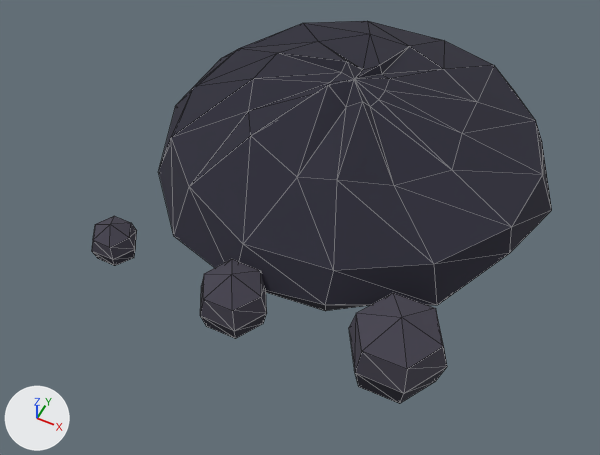
An edit to the glTF model public/ingredients/poppyseed.glb, drawn before and after from the same camera.
Before and after are seen from a 50 mm camera at (0.89, -2.15, 2.41) aimed at (-0.03, -0.31, 0.1). Lighting does not change. The marker at lower left points along +X, +Y and +Z. The older version comes first. Mesh edges are drawn as thin lines. Where no turn or scale is listed for an object, it has been applied to the vertices. Vertices at exactly the same position are counted once.

The scene before the commit, as lines of its bpy script (objects in view):
```python
me_mesh_0 = bpy.data.meshes.new('Mesh_0')
me_mesh_0.from_pydata(...)  # 110 vertices, 180 faces; spans x -0.79..0.78, y -0.83..0.88, z 0.0..0.54
me_mesh_0.materials.append(mat_material_0)  # dark grey #2b2a38
me_mesh_1 = bpy.data.meshes.new('Mesh_1')
me_mesh_1.from_pydata(...)  # 39 vertices, 54 faces; spans x -0.71..0.667, y -0.834..-0.531, z 0.089..0.337
me_mesh_1.materials.append(mat_material_1)  # dark grey #45424f
ob_mesh_0 = bpy.data.objects.new('Mesh_0', me_mesh_0)
ob_mesh_0.location = (0.0, 0.0, 0.0)
ob_mesh_1 = bpy.data.objects.new('Mesh_1', me_mesh_1)
ob_mesh_1.location = (0.0, 0.0, 0.0)
```
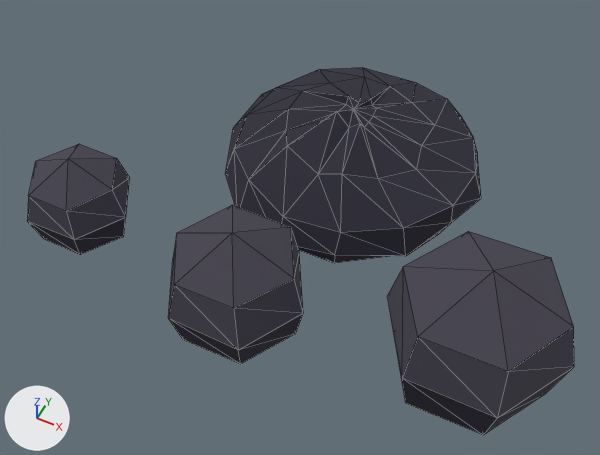
Where the change shows, as pixel boxes [x1, y1, x2, y2] in the pictures (600 x 455 px; the box of a moved part takes in the faces that stretch with it):
'Mesh_0', reshaped (18% wider)
    before: [93, 21, 552, 404]
    after: [27, 67, 571, 435]
'Mesh_1', reshaped (54% wider, 54% taller)
    before: [92, 216, 447, 393]
    after: [27, 144, 574, 418]
part 1 of me_mesh_0, moved or reshaped
    before: [159, 21, 552, 311]
    after: [225, 67, 481, 263]
part 2 of me_mesh_0, moved or reshaped
    before: [93, 250, 135, 266]
    after: [27, 208, 127, 255]
part 3 of me_mesh_0, moved or reshaped
    before: [201, 313, 267, 339]
    after: [168, 314, 303, 364]
part 4 of me_mesh_0, moved or reshaped
    before: [355, 367, 447, 404]
    after: [389, 308, 571, 435]
part 5 of me_mesh_1, moved or reshaped
    before: [92, 216, 137, 260]
    after: [27, 144, 130, 240]
part 6 of me_mesh_1, moved or reshaped
    before: [200, 259, 267, 331]
    after: [168, 205, 303, 350]
part 7 of me_mesh_1, moved or reshaped
    before: [349, 293, 447, 393]
    after: [387, 231, 574, 418]

The change, as a list of edits to the scene's bpy script:
```text
Change me_mesh_0:
    used by ob_mesh_0; location = (0.0, 0.0, 0.0)
    remove me_mesh_0.from_pydata(...)  # 110 vertices, 180 faces; spans x -0.79..0.78, y -0.83..0.88, z 0.0..0.54
    add me_mesh_0.from_pydata(...)  # 110 vertices, 180 faces; spans x -0.98..1.02, y -0.96..0.62, z 0.0..0.39
    me_mesh_0 part 1: the loose piece of 71 vertices spanning x -0.79..0.78, y -0.66..0.88, z 0.0..0.54 is scaled about its middle by (0.667, 0.666, 0.732), then moved by (0.0, 0.0, -0.07)
    me_mesh_0 part 2: the loose piece of 13 vertices spanning x -0.71..-0.53, y -0.74..-0.58, z 0.0..0.09 is scaled about its middle by 2.22, then moved by (-0.16, 0.04, 0.06)
    me_mesh_0 part 3: the loose piece of 13 vertices spanning x -0.21..0.05, y -0.83..-0.61, z 0.0..0.13 is scaled about its middle by 1.92, then moved by (0.03, -0.02, 0.06)
    me_mesh_0 part 4: the loose piece of 13 vertices spanning x 0.33..0.67, y -0.83..-0.53, z 0.0..0.17 is scaled about its middle by 1.76, then moved by (0.22, 0.08, 0.07)
Change me_mesh_1:
    used by ob_mesh_1; location = (0.0, 0.0, 0.0)
    remove me_mesh_1.from_pydata(...)  # 39 vertices, 54 faces; spans x -0.71..0.667, y -0.834..-0.531, z 0.089..0.337
    add me_mesh_1.from_pydata(...)  # 39 vertices, 54 faces; spans x -0.979..1.016, y -0.959..-0.337, z 0.197..0.595
    me_mesh_1 part 5: the loose piece of 13 vertices spanning x -0.71..-0.53, y -0.738..-0.581, z 0.089..0.181 is scaled about its middle by 2.22, then moved by (-0.16, 0.04, 0.165)
    me_mesh_1 part 6: the loose piece of 13 vertices spanning x -0.207..0.048, y -0.834..-0.608, z 0.127..0.26 is scaled about its middle by 1.92, then moved by (0.03, -0.021, 0.179)
    me_mesh_1 part 7: the loose piece of 13 vertices spanning x 0.33..0.667, y -0.828..-0.531, z 0.17..0.337 is scaled about its middle by 1.76, then moved by (0.219, 0.081, 0.194)
```
